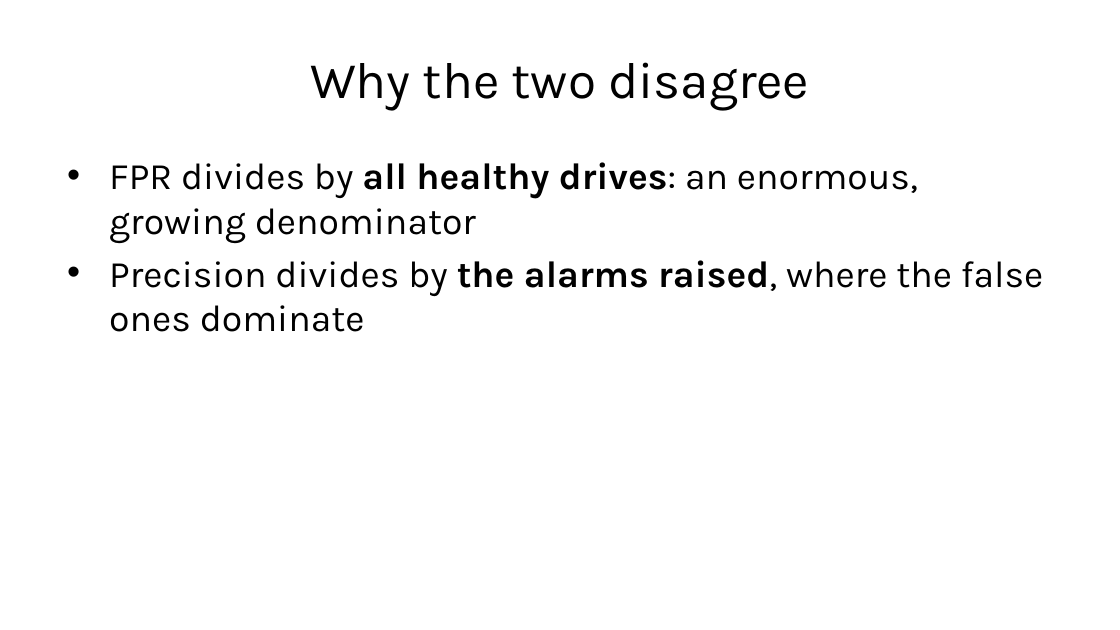
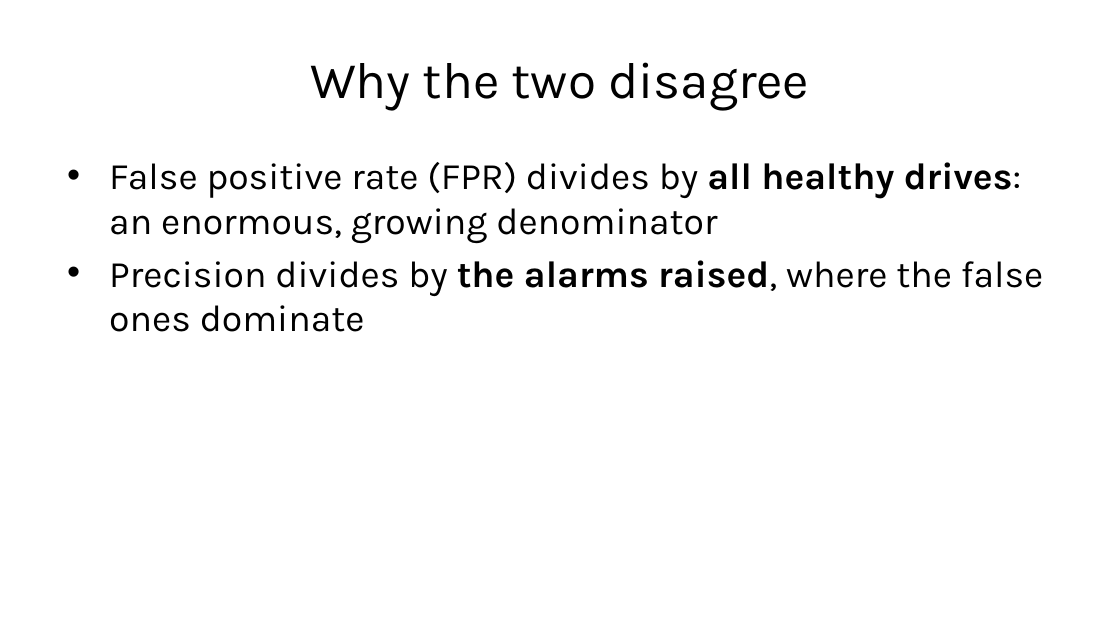
Before and after one commit to fabioantonini/technologies-for-artificial-intelligence, a slide deck: slide 39 of Lessons/04_classification_and_metrics/Slides/classification_and_metrics_slides.pptx. Drawn at 1120x630 pixels with LibreOffice and Linux fonts; fonts in the diff are those of the drawing; background and template pictures are left out. Boxes give left, top, right and bottom in pixels: in the first picture for what was removed or moved away, otherwise in the second. Text is boxed around its words. In the diff, an @@ line names an element or a change of style, - is before the commit and + after.

```diff
--- a/Lessons/04_classification_and_metrics/Slides/classification_and_metrics_slides.pptx
+++ b/Lessons/04_classification_and_metrics/Slides/classification_and_metrics_slides.pptx
@@ text at bbox=[109, 162, 1021, 244]: text changed @@
-• FPR divides by all healthy drives: an enormous, growing denominator
+• False positive rate (FPR) divides by all healthy drives: an enormous, growing denominator
```
Also in this commit, not shown: 1 other slide changed, 5 other files.
